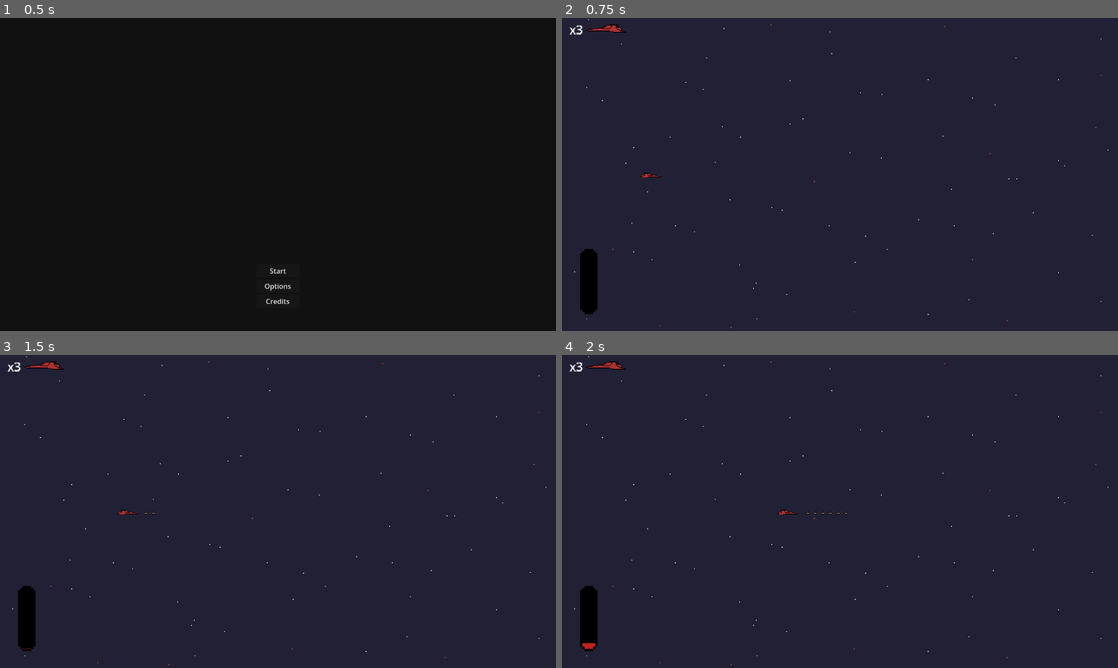
Above: before the commit, frames 1-4 (two rows, left to right).
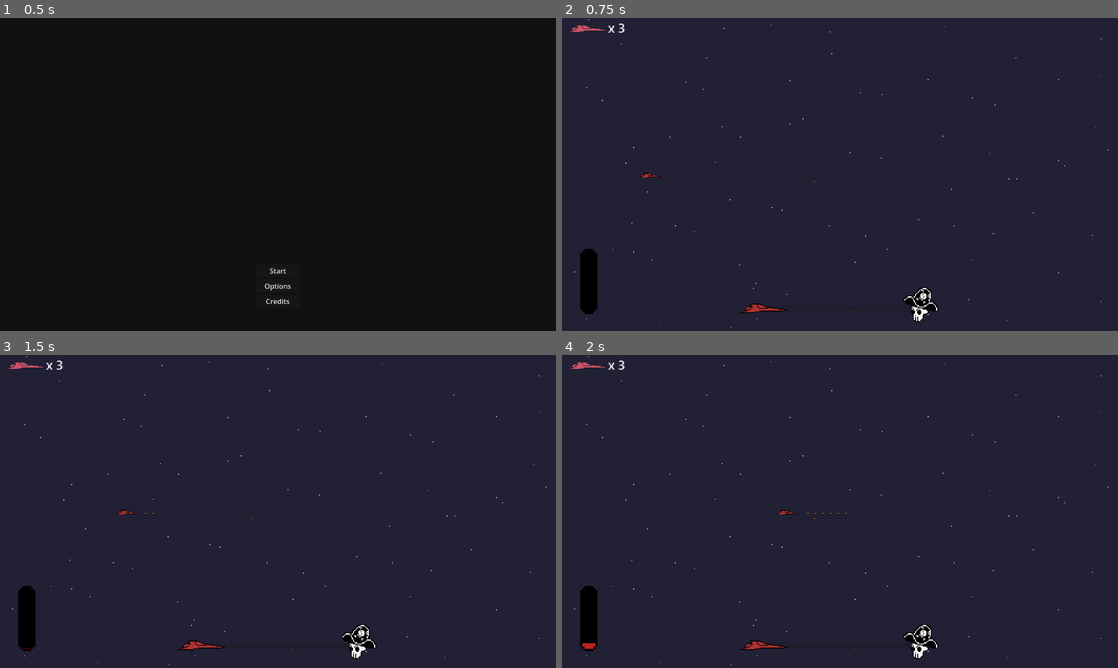
Above: after the commit, the same moments.

Repository: Chovz/mini-jam-203-flow
Game: Godot game, scene res://Scenes/Logic/game_manager.tscn
The game is run twice, just before and just after one commit, with the same random seed, the same clock (stepped at 60 frames per second) and the same inputs. Sound files missing from this copy of the repository are replaced by a short silence.
Inputs:
- Up to frame 1 (0.5 s): no input
- Up to frame 2 (0.75 s): click "Start" at 0.5 s
- Up to frame 3 (1.5 s): tap Enter at 1.25 s; hold D (Move_Right) from 1.28 s (still down); hold J (Attack) from 1.28 s (still down)
- Up to frame 4 (2 s): keep holding D (Move_Right); keep holding J (Attack)

Frame 1 is identical in both runs. In frame 2, 0.7% of the frame differs, in the area x 1-68%, y 1-98%; in frame 3, 0.7%; in frame 4, 0.7%.

Commit message:
Progress bar added

Diff:
--- a/Scenes/Game/Levels/level_1.tscn
+++ b/Scenes/Game/Levels/level_1.tscn
@@ -6,6 +6,7 @@
 [ext_resource type="AudioStream" uid="uid://cherwsocuitgc" path="res://Assets/Audio/Music/mystery-of-dandela-by-ende-dot-app.mp3" id="4_lnbw1"]
 [ext_resource type="PackedScene" uid="uid://xyr61xwb653v" path="res://Scenes/UI/heat_meter.tscn" id="5_w6qyb"]
 [ext_resource type="PackedScene" uid="uid://c5trfk0g27ldc" path="res://Scenes/UI/life_counter.tscn" id="6_nynvh"]
+[ext_resource type="PackedScene" uid="uid://bfejivyd2ie02" path="res://Scenes/UI/progress_bar.tscn" id="7_bt7c4"]
 
 [node name="level_1" type="Node2D" unique_id=247367067]
 
@@ -51,3 +52,10 @@
 offset_right = -454.99997
 offset_bottom = -305.0
 scale = Vector2(1.75, 1.75)
+
+[node name="progress bar" parent="." unique_id=478104515 instance=ExtResource("7_bt7c4")]
+offset_left = -230.0
+offset_top = 259.0
+offset_right = -230.0
+offset_bottom = 259.0
+scale = Vector2(2, 2)
--- a/Scenes/UI/life_counter.tscn
+++ b/Scenes/UI/life_counter.tscn
@@ -2,6 +2,9 @@
 
 [ext_resource type="Texture2D" uid="uid://c4gtawtun0ifi" path="res://Assets/Sprites/Spaceship/Ship.png" id="1_51nat"]
 [ext_resource type="Script" uid="uid://bt7t2xpxldc6l" path="res://Scripts/UI/life_counter.gd" id="1_l6jw7"]
+
+[sub_resource type="CanvasItemMaterial" id="CanvasItemMaterial_l6jw7"]
+blend_mode = 1
 
 [node name="LifeCounter" type="Control" unique_id=589676076]
 layout_mode = 3
@@ -13,18 +16,19 @@
 [node name="Label" type="Label" parent="." unique_id=1311041706]
 texture_filter = 1
 layout_mode = 0
-offset_left = -96.0
-offset_right = -78.0
-offset_bottom = 49.0
-text = "x3
+offset_left = -45.0
+offset_top = -2.0
+offset_right = -22.0
+offset_bottom = 47.0
+text = "x 3
 "
 
 [node name="TextureRect" type="TextureRect" parent="." unique_id=1783758938]
+material = SubResource("CanvasItemMaterial_l6jw7")
 layout_mode = 0
-offset_left = -75.0
+offset_left = -99.0
 offset_top = 5.0
-offset_right = -21.0
+offset_right = -45.0
 offset_bottom = 54.0
 texture = ExtResource("1_51nat")
 stretch_mode = 2
-flip_h = true
--- /dev/null
+++ b/Scenes/UI/progress_bar.tscn
@@ -0,0 +1,41 @@
+[gd_scene format=3 uid="uid://bfejivyd2ie02"]
+
+[ext_resource type="Script" uid="uid://rnhkcmxynaq0" path="res://Scripts/UI/progress_bar.gd" id="1_gq3yj"]
+[ext_resource type="Texture2D" uid="uid://c4gtawtun0ifi" path="res://Assets/Sprites/Spaceship/Ship.png" id="2_t10lk"]
+[ext_resource type="Texture2D" uid="uid://dwqocaxg6vobj" path="res://Assets/Sprites/Bosses/PirateShip/boss icon.png" id="3_0qgyi"]
+
+[node name="progress bar" type="Control" unique_id=478104515]
+layout_mode = 3
+anchors_preset = 15
+anchor_right = 1.0
+anchor_bottom = 1.0
+grow_horizontal = 2
+grow_vertical = 2
+script = ExtResource("1_gq3yj")
+
+[node name="ProgressBar" type="ProgressBar" parent="." unique_id=1183695727]
+layout_mode = 0
+offset_left = 21.0
+offset_top = 22.0
+offset_right = 208.0
+offset_bottom = 29.0
+max_value = 60.0
+step = 1.0
+show_percentage = false
+
+[node name="player indicator" type="TextureRect" parent="." unique_id=697178849]
+layout_mode = 0
+offset_top = 19.0
+offset_right = 54.0
+offset_bottom = 36.0
+texture = ExtResource("2_t10lk")
+stretch_mode = 2
+
+[node name="boss indicator" type="TextureRect" parent="." unique_id=1496550039]
+layout_mode = 0
+offset_left = 188.0
+offset_right = 228.0
+offset_bottom = 40.0
+texture = ExtResource("3_0qgyi")
+
+[connection signal="value_changed" from="ProgressBar" to="." method="_on_progress_bar_value_changed"]
--- a/Scripts/Logic/game_manager.gd
+++ b/Scripts/Logic/game_manager.gd
@@ -10,6 +10,7 @@
 
 signal heatChange
 signal lostLife
+signal updateTime
 
 @onready var in_game_seconds_timer = $InGameSecondsTimer
 @onready var score_timer: Timer = $ScoreTimer
@@ -90,10 +91,12 @@
 	player_lives -= 1
 	heat = 0
 	in_game_seconds_passed = 0
+	in_game_seconds_timer.stop()
 	lostLife.emit()
 
 	if player_lives > 0:
 		reload_current_level()
+		in_game_seconds_timer.start()
 	else:
 		game_over()
 
@@ -122,6 +125,7 @@
 	current_world_2d_scene.queue_free()
 
 func _on_in_game_seconds_timer_timeout():
+	updateTime.emit()
 	if in_game and not lose_state:
 		in_game_seconds_passed += 1
 
--- a/Scripts/UI/life_counter.gd
+++ b/Scripts/UI/life_counter.gd
@@ -10,4 +10,4 @@
 
 func updateLives():
 	lives = Global.game_manager.player_lives
-	label.text = "x" + str(lives)
+	label.text = "x " + str(lives)
--- /dev/null
+++ b/Scripts/UI/progress_bar.gd
@@ -0,0 +1,25 @@
+extends Control
+
+@onready var progress_bar = $ProgressBar
+@onready var player_indicator = $"player indicator"
+
+var initial_player_x_position
+var progres_bar_length
+var distance_per_percentage_advanced
+var progress
+
+func _ready():
+	initial_player_x_position = player_indicator.position.x
+	progres_bar_length = progress_bar.size.x
+	distance_per_percentage_advanced = progres_bar_length / 100
+	Global.game_manager.updateTime.connect(update)
+	update()
+
+func _on_progress_bar_value_changed(value):
+	player_indicator.position.x = initial_player_x_position * distance_per_percentage_advanced
+
+
+
+func update() -> void:
+	progress = Global.game_manager.in_game_seconds_passed
+	progress_bar.value = progress
Binary file added: Assets/Sprites/Bosses/PirateShip/boss icon.png
Not shown, added: Assets/Sprites/Bosses/PirateShip/boss icon.png.import
Not shown, added: Scripts/UI/progress_bar.gd.uid
